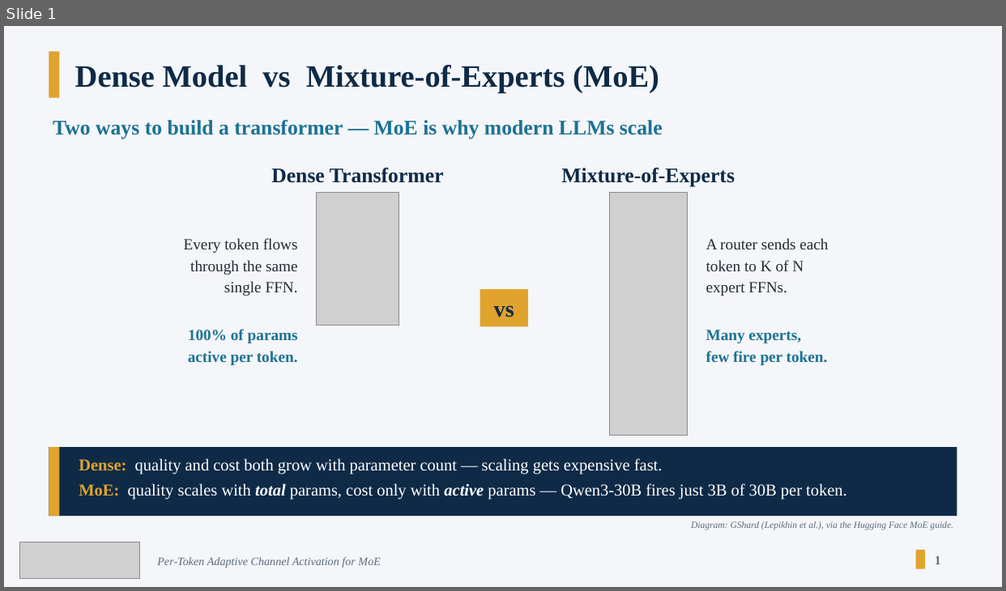
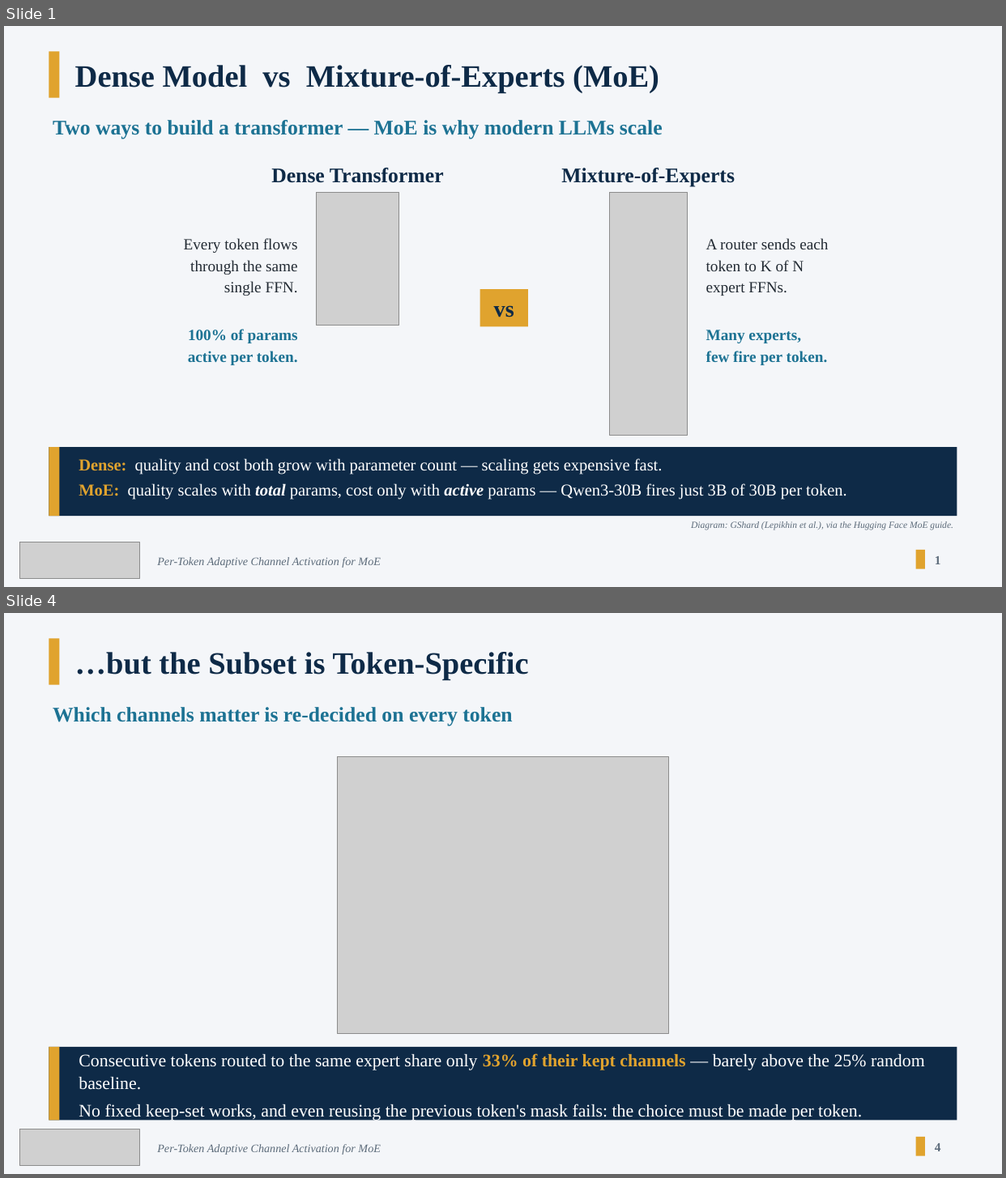
Before and after one commit to olokevin/moe-compression, a slide deck: docs/presentation/Yequan_26_Intro.pptx. Shown one above the other, each under a label of ours: slide 1 before the commit, slides 1 and 4 after it; the slides between them are not shown. The pictures are 1006x591 and 1006x1178 pixels, drawn with LibreOffice and Linux fonts; fonts in the diff are those of the drawing; grey boxes stand for pictures. Boxes give left, top, right and bottom in pixels: in the first picture for what was removed or moved away, otherwise in the second. Text is boxed around its words. In the diff, an @@ line names an element or a change of style, - is before the commit and + after.

```diff
--- a/docs/presentation/Yequan_26_Intro.pptx
+++ b/docs/presentation/Yequan_26_Intro.pptx
@@ slide 4 added at (4, 613, 1002, 1174), background #F4F6F9 @@
@@ rectangle added at (49, 638, 59, 685), fill #E0A32E @@
@@ text added at (75, 652, 529, 680), 30 pt, text #0E2A47, bold @@
+…but the Subset is Token-Specific
@@ text added at (53, 707, 512, 726), 20 pt, text #1C7293, bold @@
+Which channels matter is re-decided on every token
@@ picture added at (337, 756, 669, 1033) @@
@@ rectangle added at (49, 1047, 957, 1121), fill #0E2A47 @@
@@ rectangle added at (49, 1047, 59, 1121), fill #E0A32E @@
@@ text added at (79, 1054, 925, 1121), 17 pt, text #FFFFFF @@
+Consecutive tokens routed to the same expert share only 33% of their kept channels — barely above the 25% random baseline.
+No fixed keep-set works, and even reusing the previous token's mask fails: the choice must be made per token.
@@ picture added at (19, 1130, 139, 1165) @@
@@ text added at (157, 1144, 380, 1155), 11 pt, text #5C6B7A, italic @@
+Per-Token Adaptive Channel Activation for MoE
@@ rectangle added at (916, 1137, 925, 1157), fill #E0A32E @@
@@ text added at (935, 1144, 941, 1152), 12 pt, text #5C6B7A, bold @@
+4
```
Also in this commit, not shown: 1 slide changed, 11 other slides added, 39 other files.
